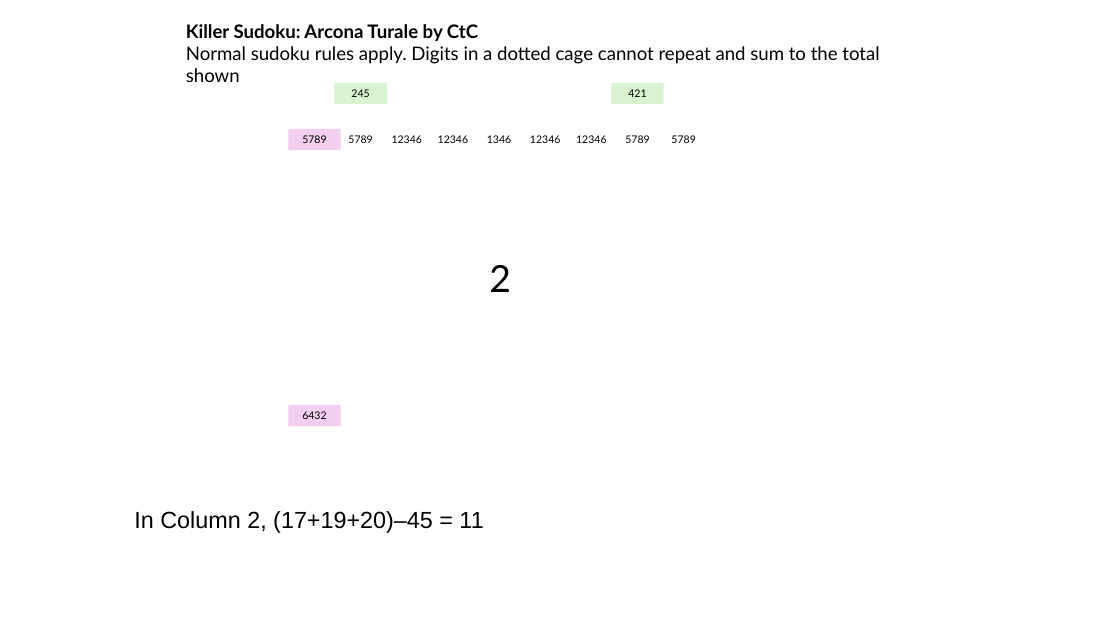
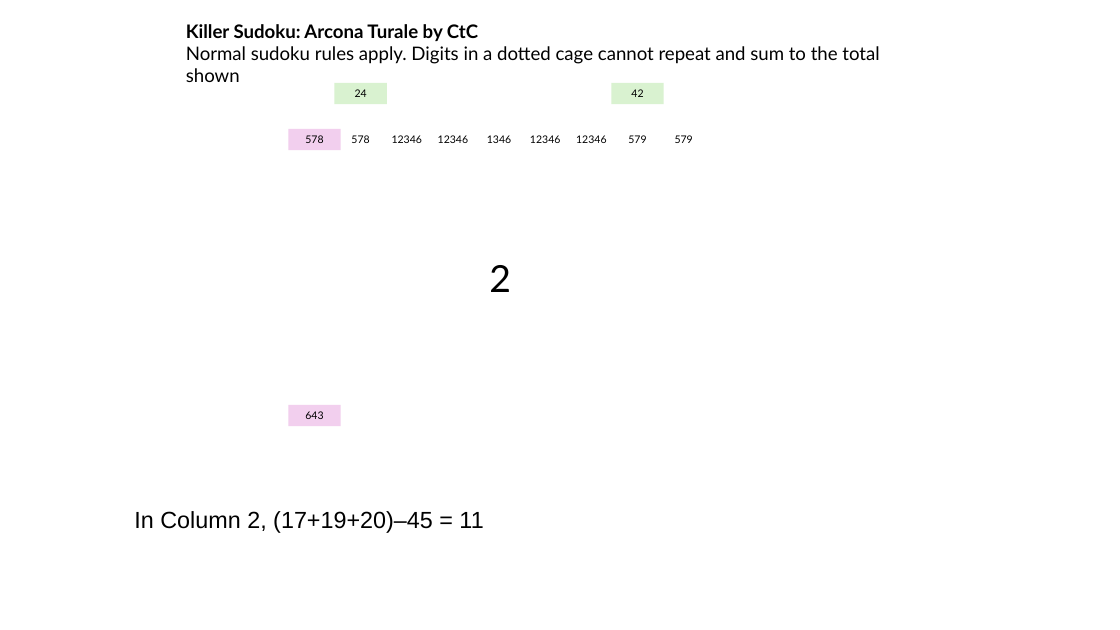
Before and after one commit to jhardis/WSJ_Number_Puzzles, a slide deck: slide 9 of 20261003_1.pptx (slide 6 before the commit). Drawn at 1120x630 pixels with LibreOffice and Linux fonts; fonts in the diff are those of the drawing; background and template pictures are left out. Boxes give left, top, right and bottom in pixels: in the first picture for what was removed or moved away, otherwise in the second. Text is boxed around its words. In the diff, an @@ line names an element or a change of style, - is before the commit and + after.

```diff
--- a/20261003_1.pptx
+++ b/20261003_1.pptx
@@ text in rectangle at (355, 89, 367, 97): text changed @@
-245
+24
@@ text in rectangle at (631, 89, 643, 97): text changed @@
-421
+42
@@ text in rectangle at (305, 135, 323, 143): text changed @@
-5789
+578
@@ text at (351, 135, 369, 143): text changed @@
-5789
+578
@@ text at (628, 135, 646, 143): text changed @@
-5789
+579
@@ text at (675, 135, 693, 143): text changed @@
-5789
+579
@@ text in rectangle at (305, 411, 323, 419): text changed @@
-6432
+643
```
Also in this commit, not shown: 11 other slides changed, 3 slides added, 1 slide removed.
